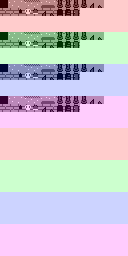
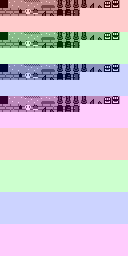
Revision of a layered 128px x 256px image; what changed, layer by layer:
painted on "Layer 0" over [104, 0, 120, 104]
